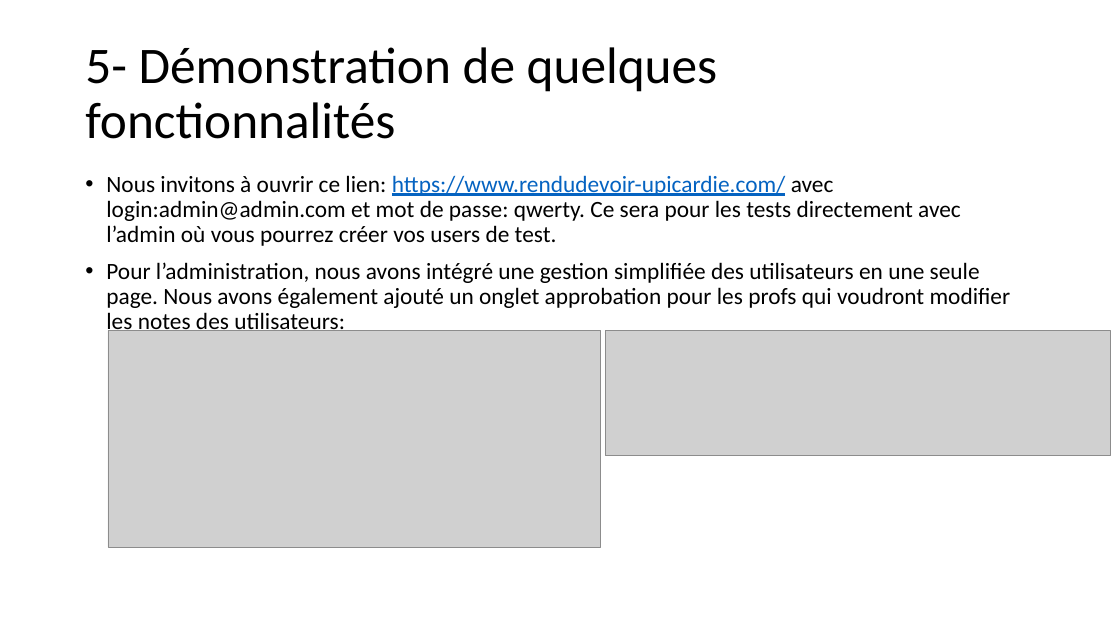
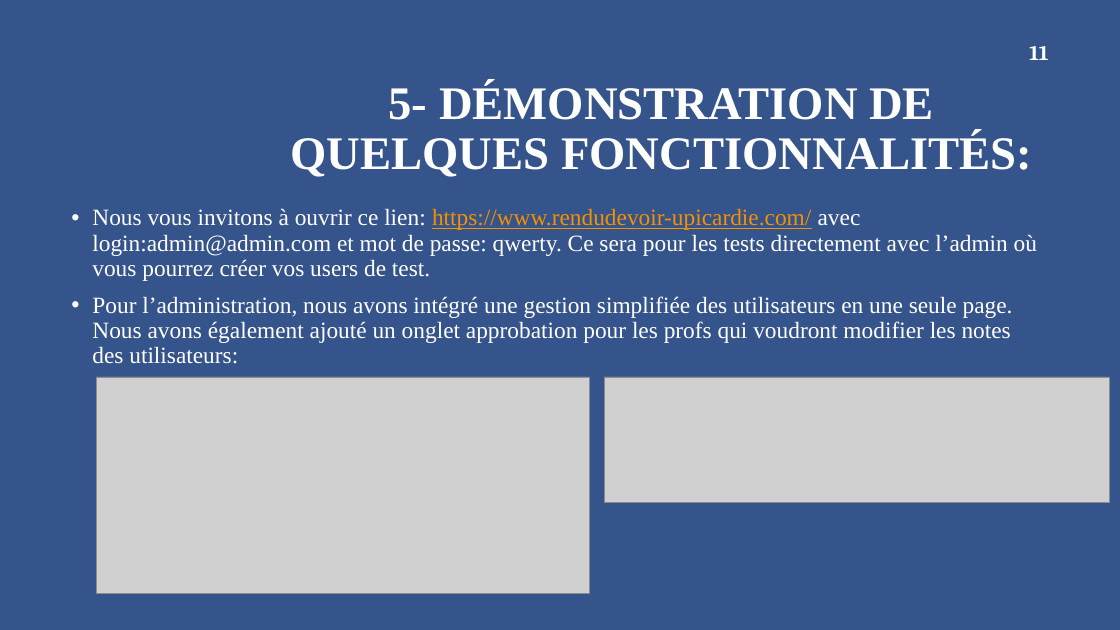
Before and after one commit to sowmangas/rendu-devoir, a slide deck: slide 11 of Documents/Presentation Application web de rendu de devoirs.pptx. Drawn at 1120x630 pixels with LibreOffice and Linux fonts; fonts in the diff are those of the drawing; grey boxes stand for pictures; background and template pictures are left out. Boxes give left, top, right and bottom in pixels: in the first picture for what was removed or moved away, otherwise in the second. Text is boxed around its words. In the diff, an @@ line names an element or a change of style, - is before the commit and + after.

```diff
--- a/Documents/Presentation Application web de rendu de devoirs.pptx
+++ b/Documents/Presentation Application web de rendu de devoirs.pptx
@@ background #FFFFFF to #36548C @@
@@ page number added at [1029, 46, 1048, 60], 18 pt, text #FFFFFF, bold @@
+11
@@ title at [290, 83, 1032, 177]: text changed; size 44 to 40 pt; font Calibri to Times New Roman; text colour #000000 to #FFFFFF; bold on @@
-5- Démonstration de quelques fonctionnalités
+5- DÉMONSTRATION DE QUELQUES FONCTIONNALITÉS:
@@ text "Nous vous invitons à ouvrir ...": place and size @@
-text "Nous vous invitons à ouvrir ..." at [106, 175, 1011, 336]
+text "Nous vous invitons à ouvrir ..." at [92, 208, 1037, 363]
@@ text at [92, 208, 1037, 281]: text changed; font Calibri to Times New Roman; text colour #000000 to #FFFFFF @@
-• Nous invitons à ouvrir ce lien: https://www.rendudevoir-upicardie.com/ avec login:admin@admin.com et mot de passe: qwerty. Ce sera pour les tests directement avec l’admin où vous pourrez créer vos users de test.
+• Nous vous invitons à ouvrir ce lien: https://www.rendudevoir-upicardie.com/ avec login:admin@admin.com et mot de passe: qwerty. Ce sera pour les tests directement avec l’admin où vous pourrez créer vos users de test.
@@ text at [92, 296, 1013, 363]: font Calibri to Times New Roman, text colour #000000 to #FFFFFF in "Pour l’administration, nous avons intégré une gestion ..." @@
@@ picture: place and size @@
-picture at [108, 330, 602, 547]
+picture at [97, 377, 590, 594]
@@ picture: place and size @@
-picture at [605, 330, 1110, 455]
+picture at [604, 377, 1109, 502]
```
Also in this commit, not shown: 13 other slides changed, 3 other files.
